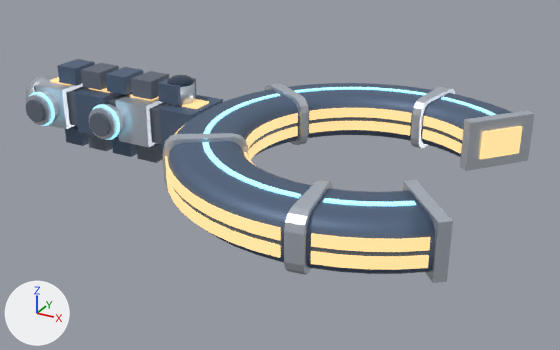
Renders of the glTF model design/assets/models/station-ceres-port.glb from each side of a commit.
Before and after are seen from a 50 mm lens placed at (0.744, -1.169, 0.513), pointed at (0.094, 0.013, -0.078). Arrows for +X, +Y and +Z are at lower left; the lights stay in place. The picture after the commit comes second. Where no turn or scale is listed for an object, it has been applied to the vertices.

In view in the first picture: 'berth_2', 'berth_4', 'concourse', 'spine'.
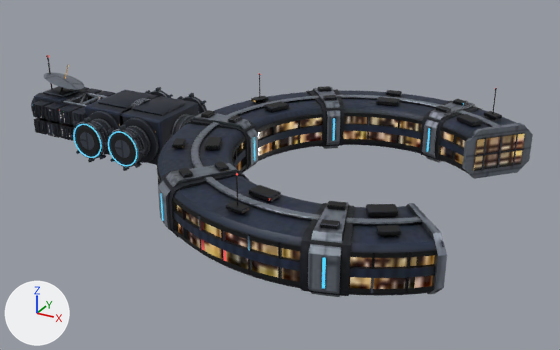
ob_root is not drawn itself; it is the parent of ob_berth_1, ob_berth_2, ob_berth_3, ob_berth_4.

Where the change shows, as pixel boxes (x1, y1, x2, y2) in the pictures (560 x 350 px):
'station', added: after (31, 55, 533, 297)
'concourse', deleted: before (163, 83, 534, 283)
    faces in mat_hull (blue #596c86): (168, 83, 512, 274)
    faces in mat_window (brown #a08159, glowing beige #ffd495): (165, 108, 522, 270)
    faces in mat_alloy (white #d1dae5): (163, 83, 534, 283)
    faces in mat_seam (cyan #9ee8fd, glowing cyan #9ee8fd): (202, 87, 496, 206)
'spine', deleted: before (26, 59, 223, 163)
    faces in mat_hull (blue #596c86): (57, 59, 223, 157)
    faces in mat_alloy (white #d1dae5): (26, 77, 196, 148)
    faces in mat_graphite (greyish blue #6f7986): (34, 63, 169, 163)
    faces in mat_window (brown #a08159, glowing beige #ffd495): (50, 77, 209, 109)
    faces in mat_glass (dark blue #303f55): (167, 75, 194, 87)
'berth_2', moved, rescaled, reshaped, turned: before (89, 104, 124, 140); after (105, 118, 159, 171)
'berth_4', moved, rescaled, reshaped, turned: before (26, 92, 59, 126); after (70, 111, 120, 162)
'berth_1', moved, rescaled (not visible before): after (177, 93, 207, 114)
'berth_3', moved, rescaled (not visible before): after (145, 87, 173, 98)

Patch to the scene script:
```diff
--- a/design/assets/models/station-ceres-port.glb.py
+++ b/design/assets/models/station-ceres-port.glb.py
@@ img_station_orm @@
+img_station_orm = load_image('station_orm', '_unpacked/station_orm', 512, 512, 'Non-Color')
@@ img_station_normal @@
+img_station_normal = load_image('station_normal', '_unpacked/station_normal', 512, 512, 'Non-Color')
@@ img_station_emit @@
+img_station_emit = load_image('station_emit', '_unpacked/station_emit', 512, 512, 'sRGB')
@@ img_station_albedo @@
+img_station_albedo = load_image('station_albedo', '_unpacked/station_albedo', 1024, 1024, 'sRGB')
@@ mat_station_baked @@
+mat_station_baked = bpy.data.materials.new('station_baked')
+# uses the picture img_station_albedo
+# uses the picture img_station_emit
+# uses the picture img_station_normal
+# uses the picture img_station_orm
@@ me_station @@
+me_station.from_pydata(...)  # 11752 vertices, 22148 faces; spans x -0.5..0.5, y -0.35..0.35, z -0.087..0.087
+me_station.materials.append(mat_station_baked)
@@ ob_root @@
 ob_root = bpy.data.objects.new('root', None)
-ob_root.location = (0.265, 0.0, -0.00595)
-ob_root.scale = (0.85, 0.85, 0.85)
+ob_root.location = (0.259, 0.0, -0.0305)
+ob_root.scale = (0.0864, 0.0864, 0.0864)
@@ ob_berth_2 @@
-ob_berth_2 = bpy.data.objects.new('berth_2', me_berth_2)
+ob_berth_2 = bpy.data.objects.new('berth_2', me_berth_1)
 ob_berth_2.parent = ob_root
-ob_berth_2.location = (-0.61, -0.0836, 0.0)
-ob_berth_2.scale = (0.0426, 0.0426, 0.0426)
+ob_berth_2.location = (-5.0, -1.065, 0.0)
+ob_berth_2.rotation_euler = (-3.142, -1.571, 0.0)  # degrees (-180, -90, 0)
+ob_berth_2.scale = (0.52, 0.52, 0.52)
@@ ob_berth_4 @@
-ob_berth_4 = bpy.data.objects.new('berth_4', me_berth_4)
+ob_berth_4 = bpy.data.objects.new('berth_4', me_berth_1)
 ob_berth_4.parent = ob_root
-ob_berth_4.location = (-0.81, -0.0836, 0.0)
-ob_berth_4.scale = (0.0426, 0.0426, 0.0426)
+ob_berth_4.location = (-6.0, -1.065, 0.0)
+ob_berth_4.rotation_euler = (-3.142, -1.571, 0.0)  # degrees (-180, -90, 0)
+ob_berth_4.scale = (0.52, 0.52, 0.52)
@@ ob_concourse @@
-ob_concourse = bpy.data.objects.new('concourse', me_concourse)
-ob_concourse.location = (0.212, 0.0, -0.006)
@@ ob_spine @@
-ob_spine = bpy.data.objects.new('spine', me_spine)
-ob_spine.location = (-0.27, 0.0, 0.0)
@@ ob_station @@
+ob_station = bpy.data.objects.new('station', me_station)
+ob_station.location = (0.0, 0.0, 0.0)
```
